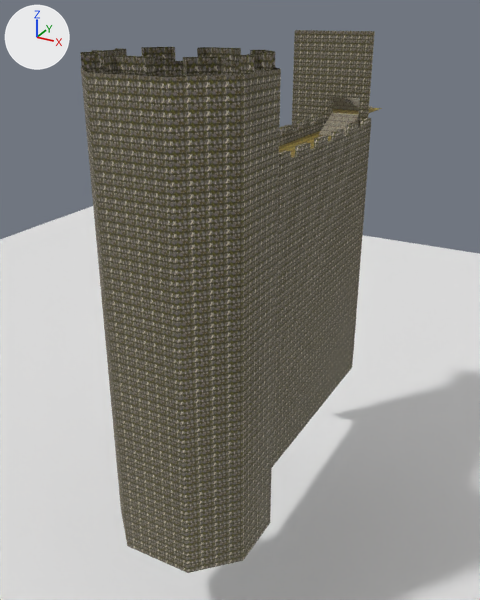
An edit to the FBX model halloweenHack/room1.fbx, drawn before and after from the same camera.
Both versions are drawn from a 50 mm lens placed at (1342.0, -2722.0, 606.0), pointed at (-62.0, -170.0, -670.0). Lighting does not change. The marker at upper left points along +X, +Y and +Z. Where no turn or scale is listed for an object, it has been applied to the vertices. Vertices at the same position are counted once.
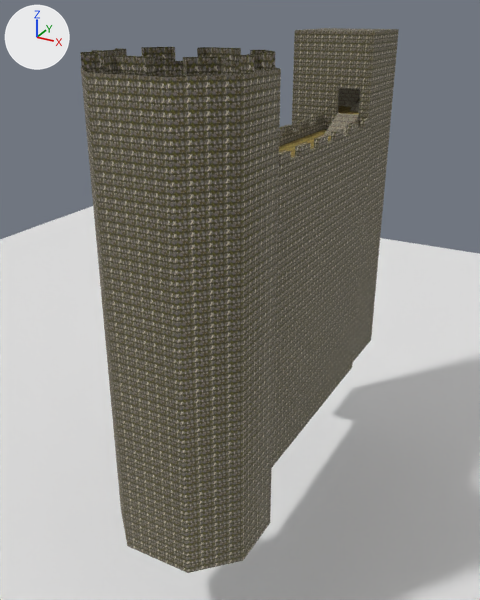
Where the change shows, as pixel boxes (x1, y1, x2, y2) in the pictures (480 x 600 px):
'Object004', reshaped
    before: (292, 30, 375, 131)
    after: (292, 28, 399, 362)
'StraightStair002', moved
    before: (333, 97, 372, 111)
    after: (339, 88, 360, 107)
'StraightStair003', added
    after: (350, 94, 360, 112)
part 1 of me_mesh_005, built on
    after: (304, 28, 399, 362)
part 2 of me_mesh_005, surface changed
    both: (295, 30, 375, 130)

Diff of the bpy script that builds the scene:
```diff
--- a/halloweenHack/room1.fbx.py
+++ b/halloweenHack/room1.fbx.py
@@ me_mesh_005 @@
 # used by ob_object004; location = (0.0, 0.0, 0.0)
-me_mesh_005.from_pydata(...)  # 18 vertices, 22 faces; spans x -229.0..206.0, y 733.0..748.0, z -1404.0..499.0
+me_mesh_005.from_pydata(...)  # 29 vertices, 38 faces; spans x -229.0..206.0, y 733.0..1143.0, z -1404.0..499.0
+# me_mesh_005 part 1
+# 1 vertex is removed from x 183.0, y 748.0, z 483.0
+# 2 faces are deleted
+# 3 vertices in x -193.0..153.0, y 733.0..748.0, z 175.0 move by (0.0, 0.0, 45.0)
+# 6 vertices move from x 3.0..183.0, y 733.0..748.0, z 25.0..175.0 to x 33.0..180.0, y 733.0..748.0, z 25.0..220.0
+# 12 vertices are added at x -229.0..206.0, y 748.0..1143.0, z -1404.0..499.0
+# 18 new faces join them
+# me_mesh_005 part 2: 20 kept faces spanning x -229.0..206.0, y 733.0..748.0, z -1404.0..499.0 get new texture (UV) coordinates
 me_mesh_005.materials.append(mat_material__11)
@@ me_mesh_009 @@
+me_mesh_009.from_pydata(...)  # 50 vertices, 72 faces; spans x 30.0..150.0, y 17.0..302.0, z 0.0..91.0
+# faces by material slot: [9, 63]
+me_mesh_009.materials.append(mat_material__11)  # picture img_mossybrick_png
+me_mesh_009.materials.append(mat_material__12)  # picture img_stone_png
@@ ob_straightstair002 @@
 ob_straightstair002 = bpy.data.objects.new('StraightStair002', me_mesh_007)
-ob_straightstair002.location = (142.0, 885.0, 90.0)
+ob_straightstair002.location = (78.0, 988.0, 181.0)
@@ ob_straightstair003 @@
+ob_straightstair003 = bpy.data.objects.new('StraightStair003', me_mesh_009)
+ob_straightstair003.location = (31.0, 834.0, 90.0)
```
